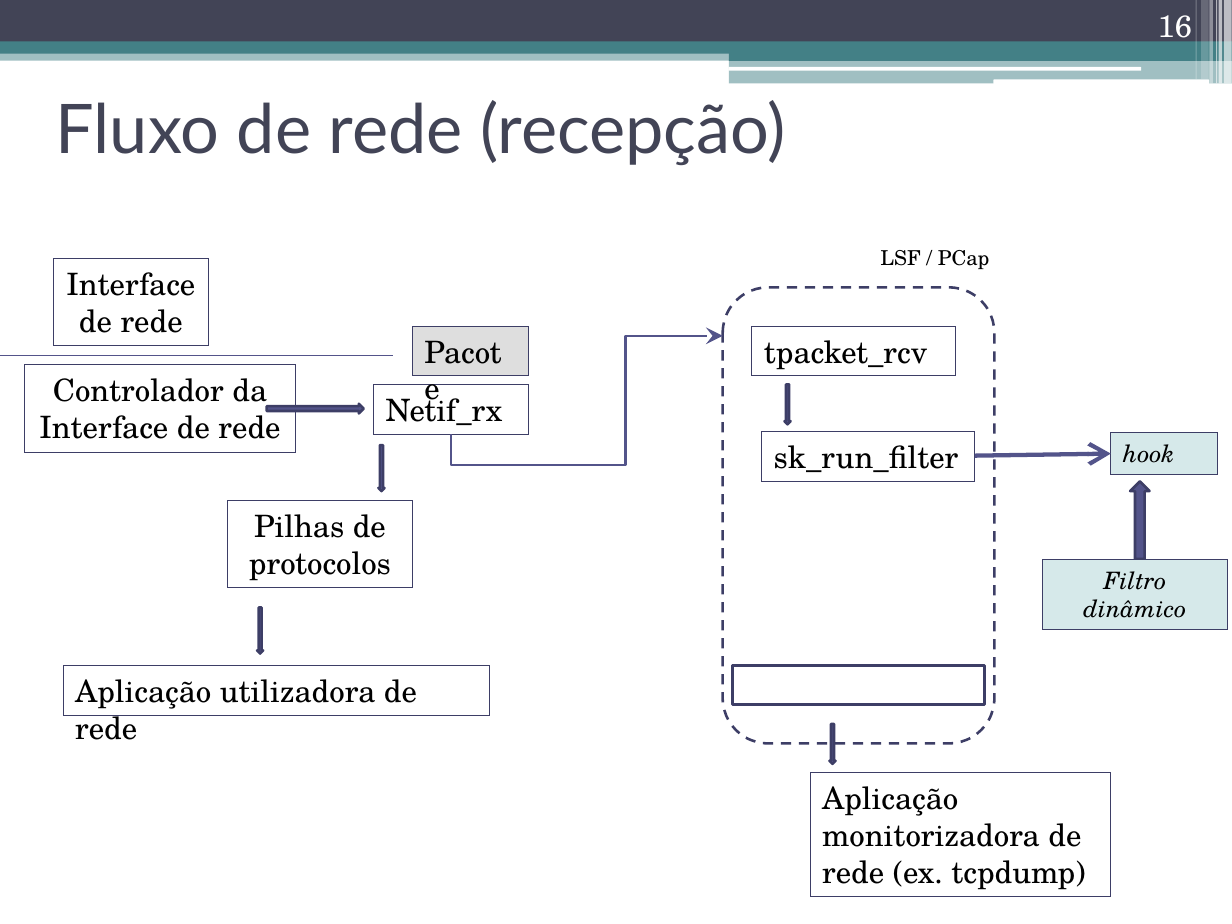
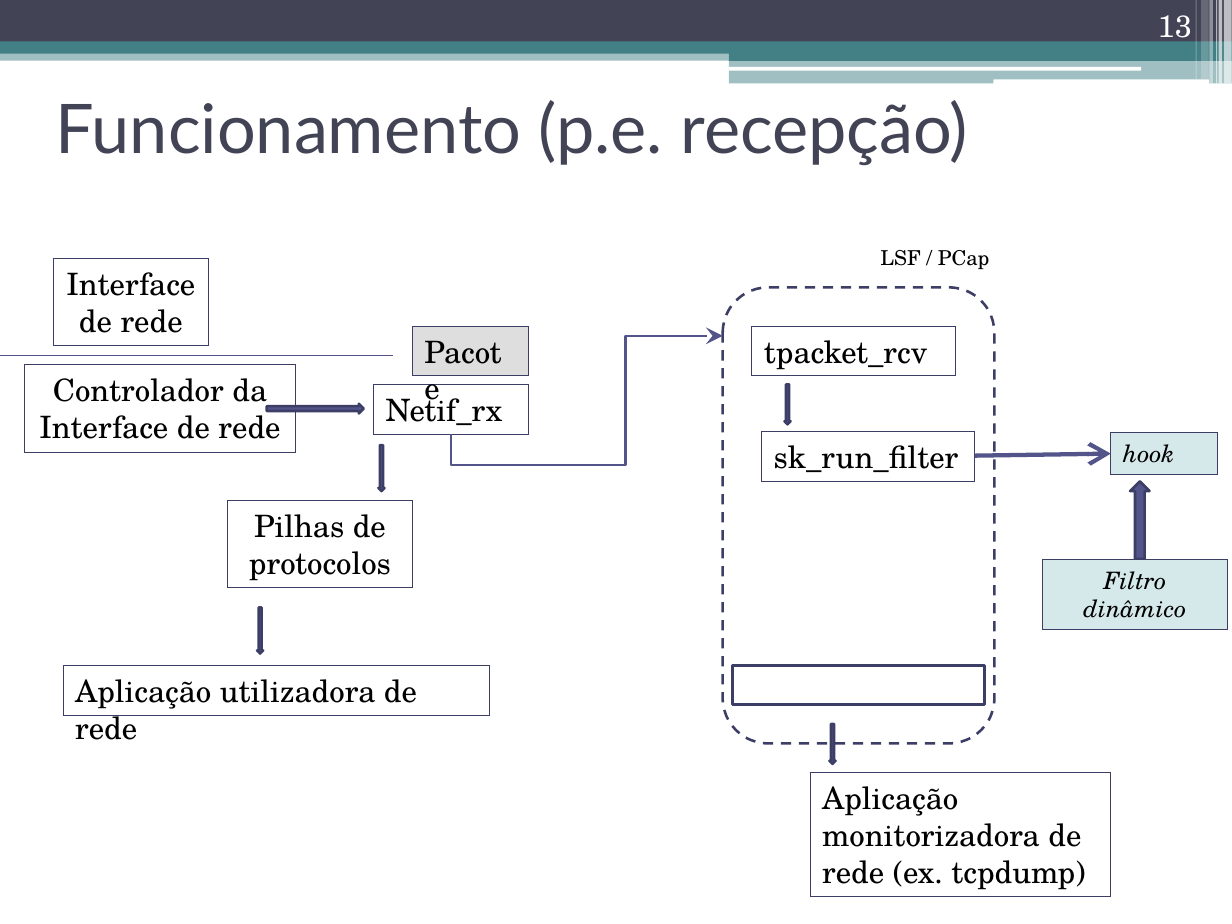
Before and after one commit to nunogmartins/cap_dissertation, a slide deck: slide 13 of doc/apresentacao_dissertacao.pptx (slide 16 before the commit). Drawn at 1232x924 pixels with LibreOffice and Linux fonts; fonts in the diff are those of the drawing. Boxes give left, top, right and bottom in pixels: in the first picture for what was removed or moved away, otherwise in the second. Text is boxed around its words. In the diff, an @@ line names an element or a change of style, - is before the commit and + after.

```diff
--- a/doc/apresentacao_dissertacao.pptx
+++ b/doc/apresentacao_dissertacao.pptx
@@ page number at bbox=[1158, 15, 1192, 46]: text changed @@
-16
+13
@@ title at bbox=[56, 100, 969, 165]: text changed @@
-Fluxo de rede (recepção)
+Funcionamento (p.e. recepção)
```
Also in this commit, not shown: 11 other slides changed.
